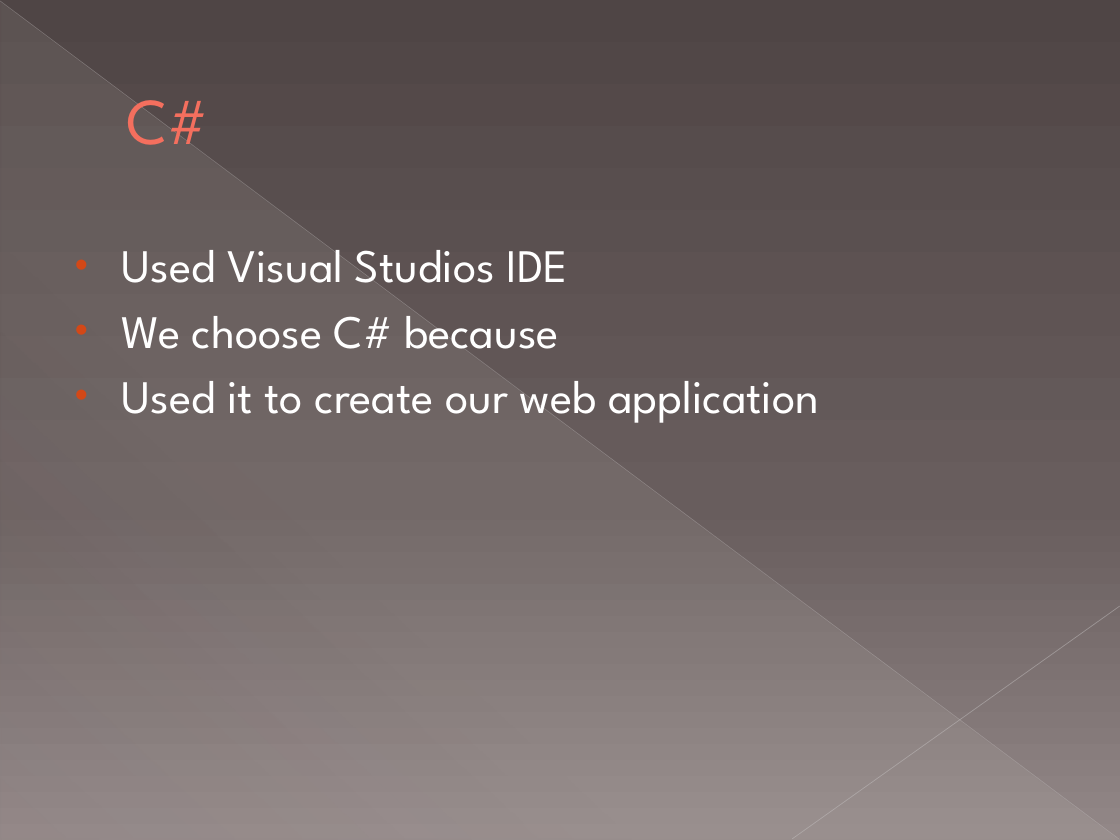
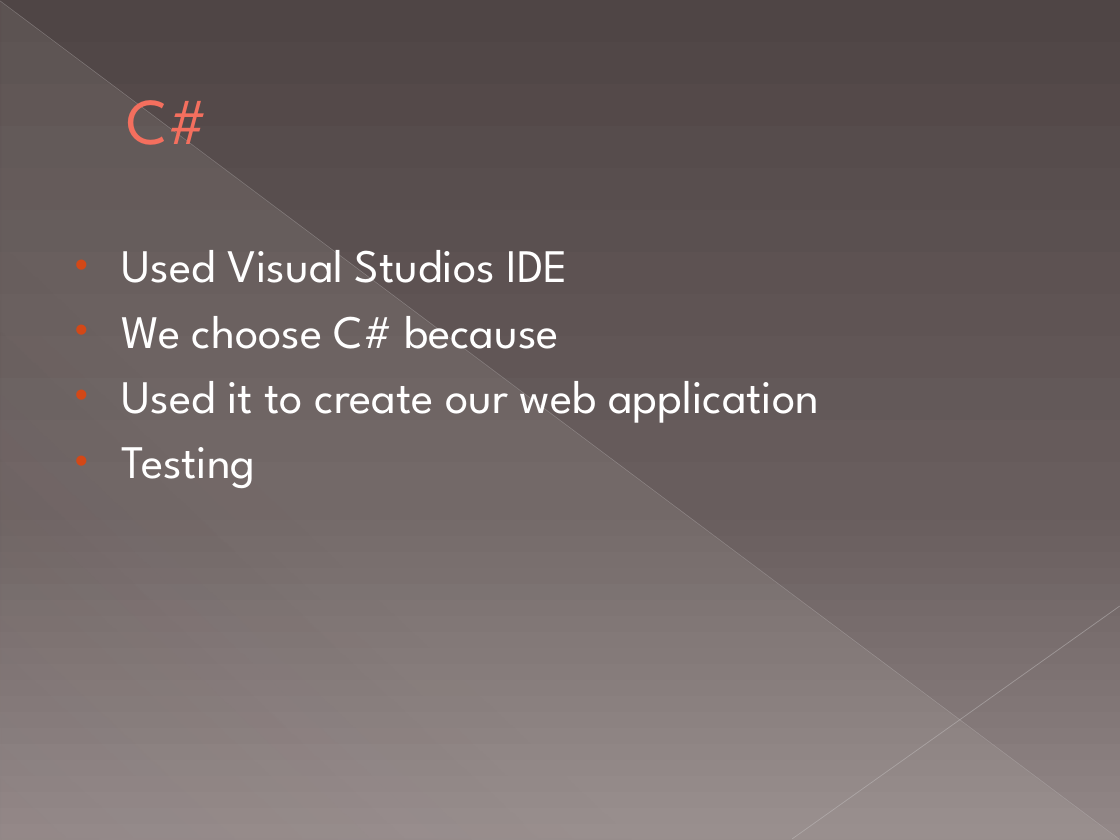
Before and after one commit to Jessie-Wilkins/CIS474TeamProject, a slide deck: slide 5 of ProjectPPT.pptx (slide 4 before the commit). Drawn at 1120x840 pixels with LibreOffice and Linux fonts; fonts in the diff are those of the drawing. Boxes give left, top, right and bottom in pixels: in the first picture for what was removed or moved away, otherwise in the second. Text is boxed around its words. In the diff, an @@ line names an element or a change of style, - is before the commit and + after.

```diff
--- a/ProjectPPT.pptx
+++ b/ProjectPPT.pptx
@@ text at [122,447,256,488]: paragraph added @@
+• Testing
```
Also in this commit, not shown: 1 slide added, 1 other file.
